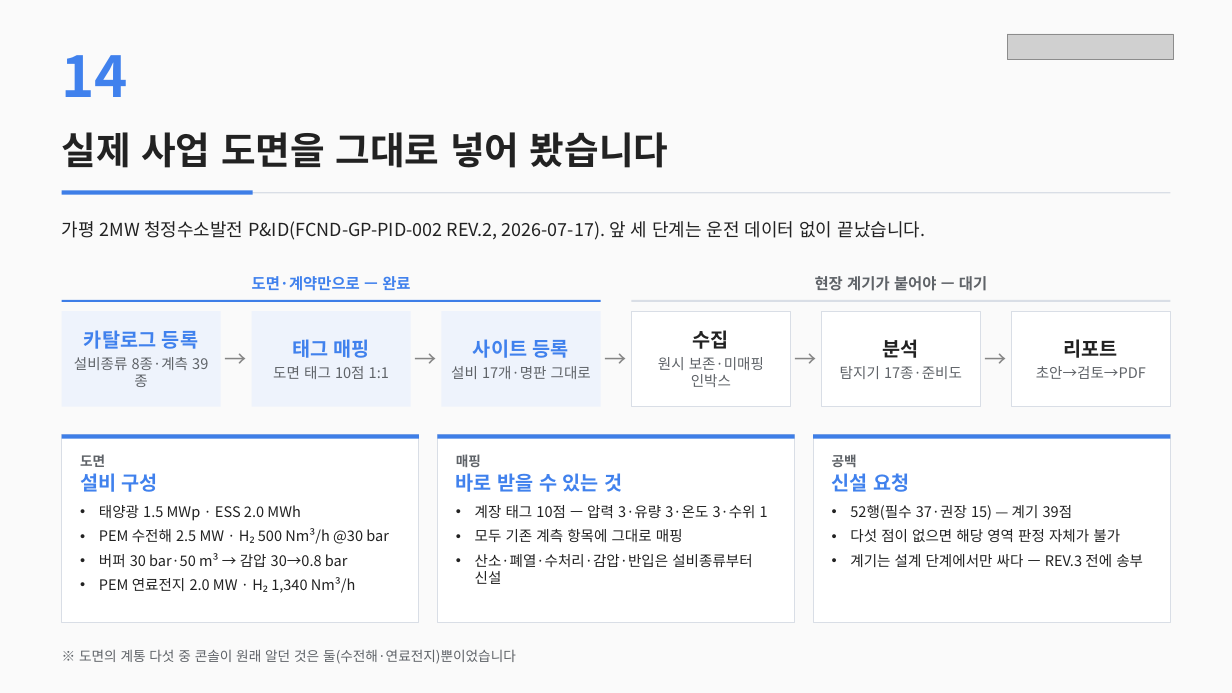
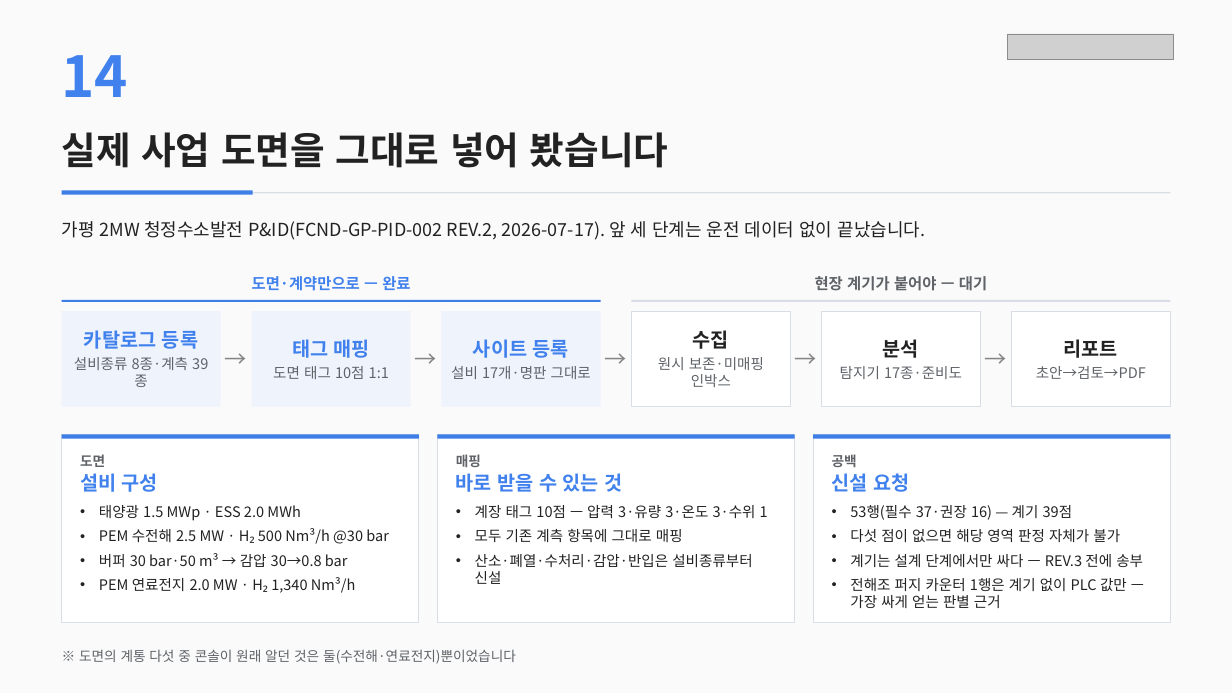
Before and after one commit to satoshisong01/solar-dashboard, a slide deck: slide 15 of docs/reports/태양광·수소 데이터수집·AI분석 예상안.pptx. Drawn at 1232x693 pixels with LibreOffice and Linux fonts; fonts in the diff are those of the drawing; grey boxes stand for pictures. Boxes give left, top, right and bottom in pixels: in the first picture for what was removed or moved away, otherwise in the second. Text is boxed around its words. In the diff, an @@ line names an element or a change of style, - is before the commit and + after.

Commit message:
docs: 전해조 퍼지 카운터를 제출 문서에 반영한다 (제3판)
신설 요청 목록 52행 -> 53행(필수 37·권장 16). 계기는 39점 그대로다 —
전해조 PLC가 이미 세고 있는 누적 카운터를 태그로 내보내 달라는 요청이라
새 계기가 필요 없다.

엑셀 '가평 사이트' 시트는 시드(templates-gapyeong.ts)에서 직접 읽으므로
재생성만으로 따라왔다(82행 -> 83행, 다른 15개 시트는 변화 없음).
Word 7.1·7.2·7.6과 PPT 15장의 수치를 맞추고 7.6 요약표에 항목을 더했다.

PPT 20장·보고서 32쪽으로 분량 변화 없고, 엑셀 수식 오류 0건.

```diff
--- a/docs/reports/태양광·수소 데이터수집·AI분석 예상안.pptx
+++ b/docs/reports/태양광·수소 데이터수집·AI분석 예상안.pptx
@@ text at (x1=850, y1=505, x2=1073, y2=520): text changed @@
-• 52행(필수 37·권장 15) — 계기 39점
+• 53행(필수 37·권장 16) — 계기 39점
@@ text at (x1=850, y1=578, x2=1127, y2=608): paragraph added @@
+• 전해조 퍼지 카운터 1행은 계기 없이 PLC 값만 — 가장 싸게 얻는 판별 근거
```
Also in this commit, not shown: 1 other slide changed, 10 other files.
